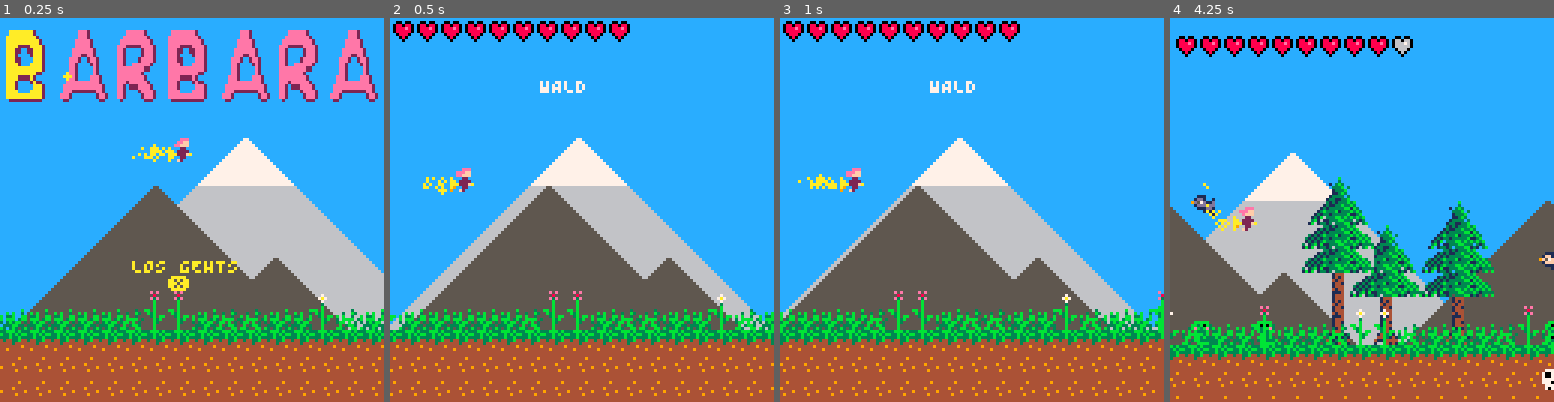
Above: before the commit, frames 1-4 (left to right).
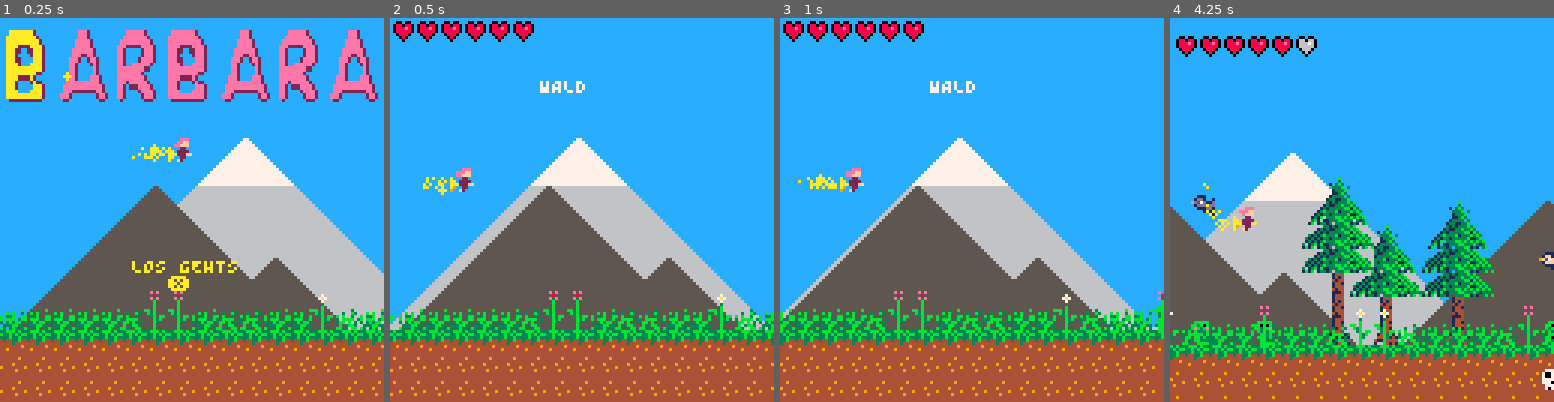
Above: after the commit, the same moments.

Repository: theGEBIRGE/BARBARA
Game: PICO-8 cartridge barbara.p8
The game is run twice, just before and just after one commit, with the same random seed, the same clock (stepped at 60 frames per second) and the same inputs.
Inputs:
- Up to frame 1 (0.25 s): no input
- Up to frame 2 (0.5 s): tap X (X key) at 0.33 s
- Up to frame 3 (1 s): no input
- Up to frame 4 (4.25 s): tap X (X key) at 1.07, 1.85, 2.97, 4.08 s; hold Up 2.15-2.42 s; hold Down 3.63-3.97 s

Frame 1 is identical in both runs. In frame 2, 0.8% of the frame differs, in the area x 38-63%, y 0-7%; in frame 3, 0.8%; in frame 4, 0.9%, in the area x 33-64%, y 4-11%.

Commit message:
Fix wrong value in START scene's init()

Diff:
--- a/barbara.p8
+++ b/barbara.p8
@@ -21,12 +21,9 @@
 
   ALL_MUSIC = {
     ["START"] = 0,
-    -- ["FOREST"] = 2,
-    -- ["CAVE"] = 16,
-    -- ["CASTLE"] = 48,
-  }
-
-  MAX_HP = 10
+  }
+
+  MAX_HP = 6
 
   -- used for screen shake
   CAM_OFFSET = 0.5
@@ -57,7 +54,9 @@
   scenes["START"] = {
     init = function(self)
       self.ticks = 0
-      self.curr_star = 1
+      self.curr_star = {
+        x = 24, y = 14
+      }
       self.letters = {
         {spr = 67, x = 2}, -- B
         {spr = 69, x = 20}, -- A
